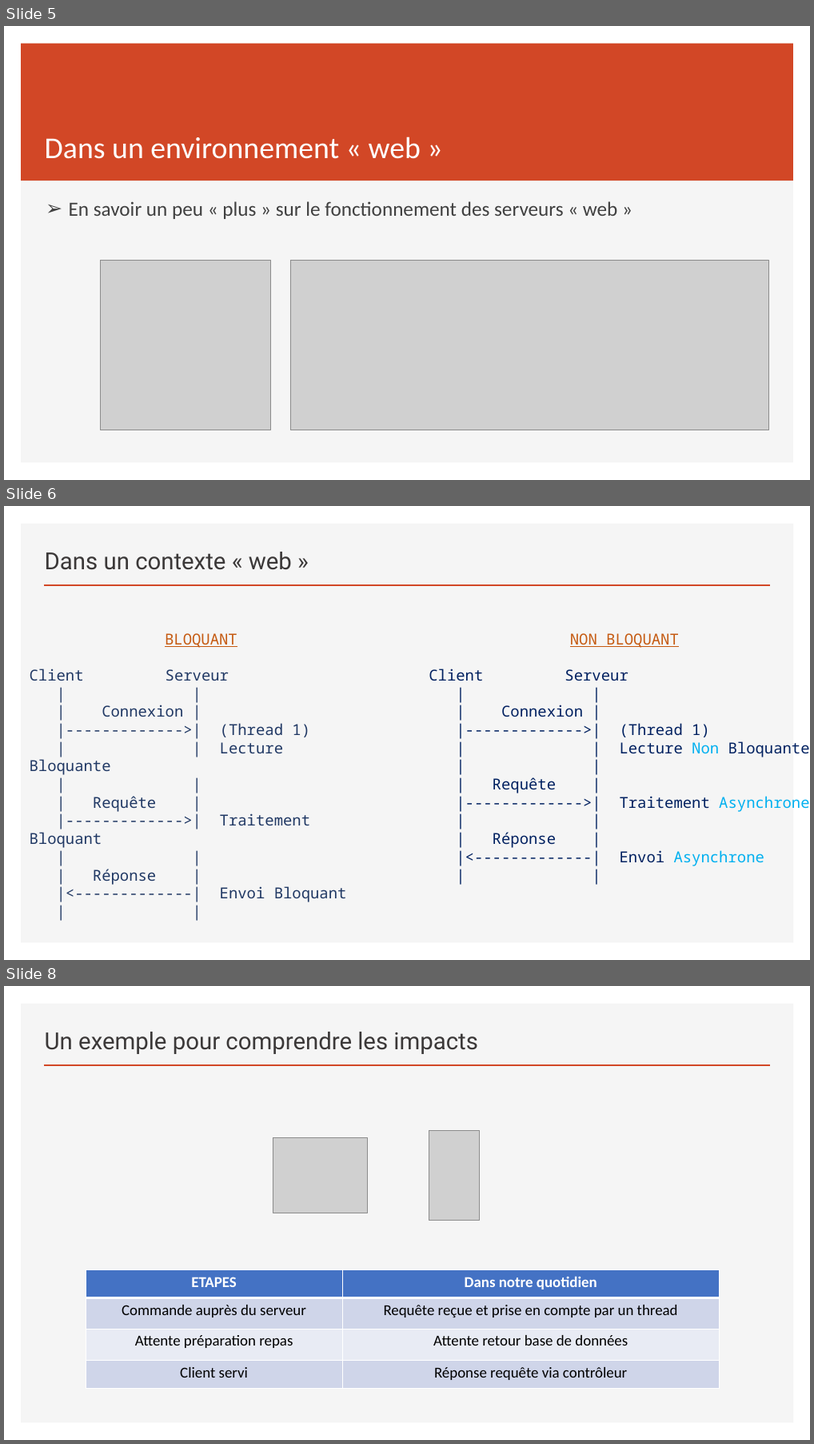
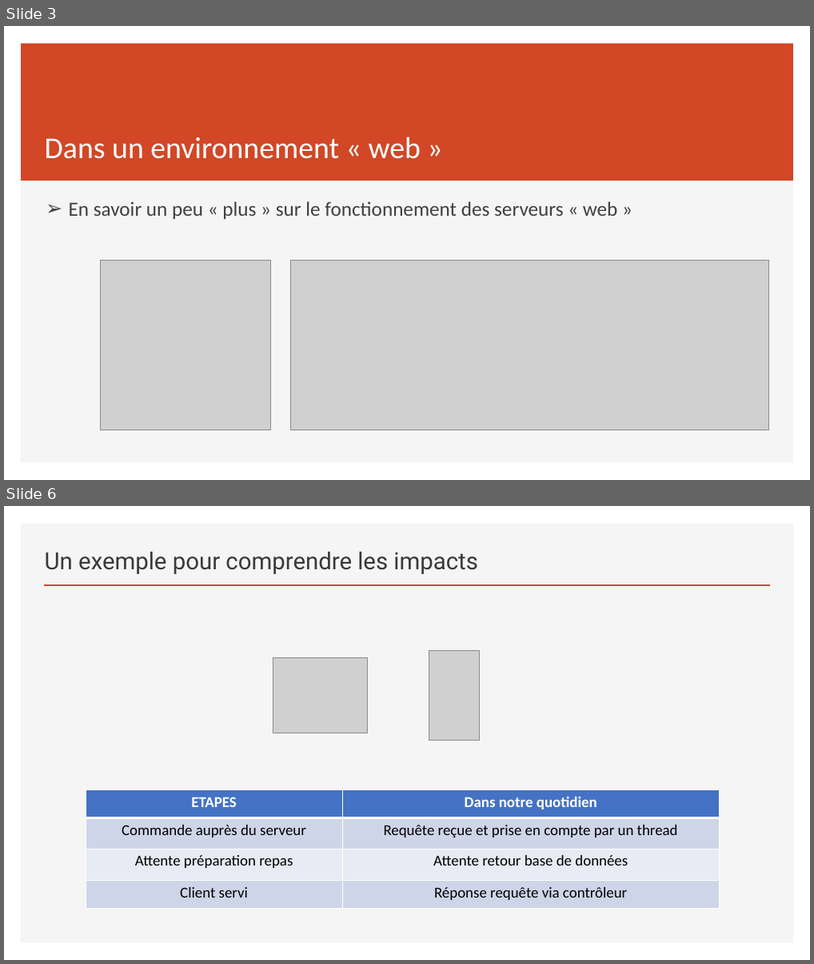
Before and after one commit to sebzuki/webflux-vs-web, a slide deck: REACTIVE.pptx. Shown one above the other, each under a label of ours: slides 5, 6 and 8 before the commit, slides 3 and 6 after it; the slides between them are not shown. The pictures are 814x1444 and 814x964 pixels, drawn with LibreOffice and Linux fonts; fonts in the diff are those of the drawing; grey boxes stand for pictures. Boxes give left, top, right and bottom in pixels: in the first picture for what was removed or moved away, otherwise in the second. Text is boxed around its words. In the diff, an @@ line names an element or a change of style, - is before the commit and + after.

```diff
--- a/REACTIVE.pptx
+++ b/REACTIVE.pptx
@@ slide 6 removed at <box>4,506,810,960</box>, background #FFFFFF; not listed: 2 template elements that a slide beside it also shows @@
@@ title removed at <box>45,552,292,570</box> @@
-Dans un contexte « web »
@@ text removed at <box>30,633,347,902</box> @@
-BLOQUANT
-Client Serveur
-| |
-| Connexion |
-|------------->| (Thread 1)
-| | Lecture Bloquante
-| |
-| Requête |
-|------------->| Traitement Bloquant
-| |
-| Réponse |
-|<-------------| Envoi Bloquant
-| |
@@ text removed at <box>429,633,810,866</box> @@
-NON BLOQUANT
-Client Serveur
-| |
-| Connexion |
-|------------->| (Thread 1)
-| | Lecture Non Bloquante
-| |
-| Requête |
-|------------->| Traitement Asynchrone
-| |
-| Réponse |
-|<-------------| Envoi Asynchrone
-| |
@@ what was slide 5 is now slide 3 @@
@@ what was slide 8 is now slide 6 @@
```
Also in this commit, not shown: 7 slides changed, 33 slides added, 10 other slides removed, 33 other files.
